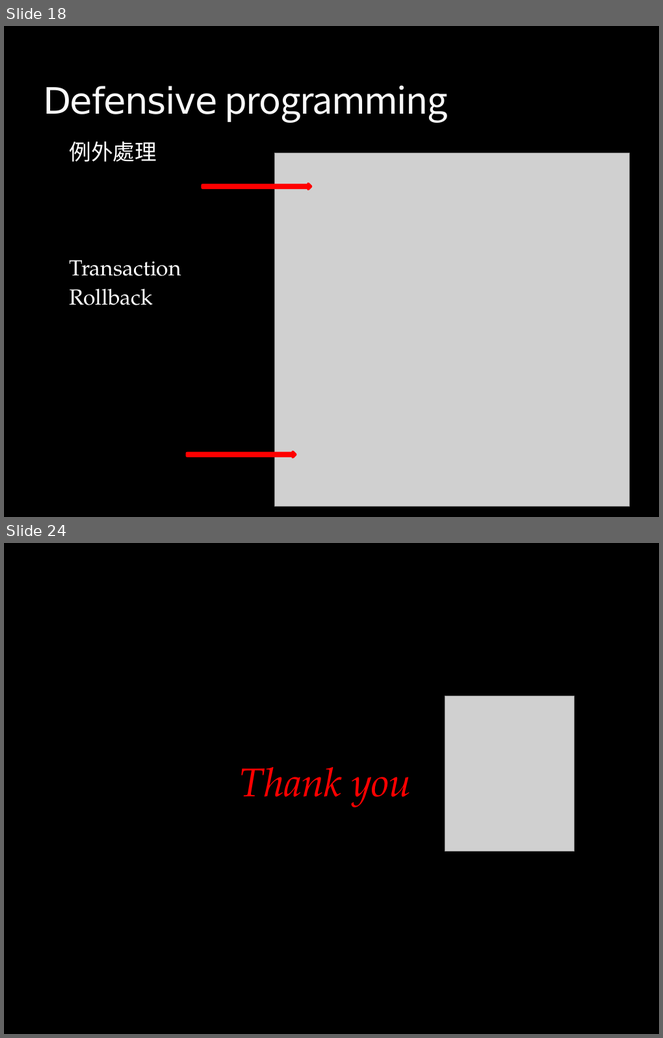
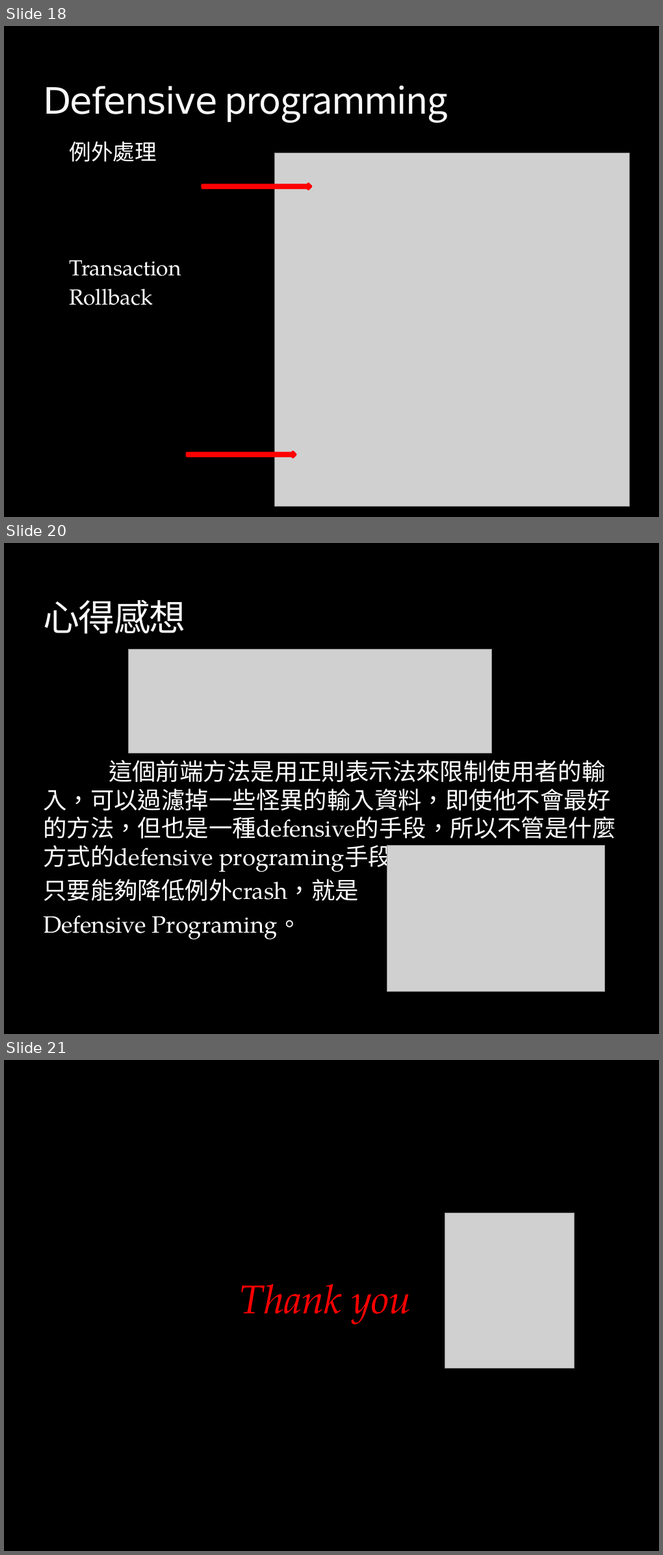
Before and after one commit to boris410/gitlab, a slide deck: 研一/作業二/defensive/Learning Defensive programming.pptx. Shown one above the other, each under a label of ours: slides 18 and 24 before the commit, slides 18, 20 and 21 after it; the slides between them are not shown. The pictures are 663x1038 and 663x1555 pixels, drawn with LibreOffice and Linux fonts; fonts in the diff are those of the drawing; grey boxes stand for pictures; background and template pictures are left out. Boxes give left, top, right and bottom in pixels: in the first picture for what was removed or moved away, otherwise in the second. Text is boxed around its words. In the diff, an @@ line names an element or a change of style, - is before the commit and + after.

Commit message:
修改投影片-心得縮減

```diff
--- a/研一/作業二/defensive/Learning Defensive programming.pptx
+++ b/研一/作業二/defensive/Learning Defensive programming.pptx
@@ slide 20 added at (x1=4, y1=543, x2=659, y2=1034), background picture (left out) @@
@@ title added at (x1=43, y1=600, x2=186, y2=634), 40 pt, text #F9F9F9 @@
+心得感想
@@ picture added at (x1=129, y1=650, x2=492, y2=754) @@
@@ text added at (x1=43, y1=760, x2=616, y2=940), 26 pt, text #FFFFFF @@
+這個前端方法是用正則表示法來限制使用者的輸入，可以過濾掉一些怪異的輸入資料，即使他不會最好的方法，但也是一種defensive的手段，所以不管是什麼方式的defensive programing手段
+只要能夠降低例外crash，就是
+Defensive Programing。
@@ picture added at (x1=388, y1=846, x2=605, y2=991) @@
@@ what was slide 24 is now slide 21 @@
```
Also in this commit, not shown: 1 slide changed, 2 other slides added.
